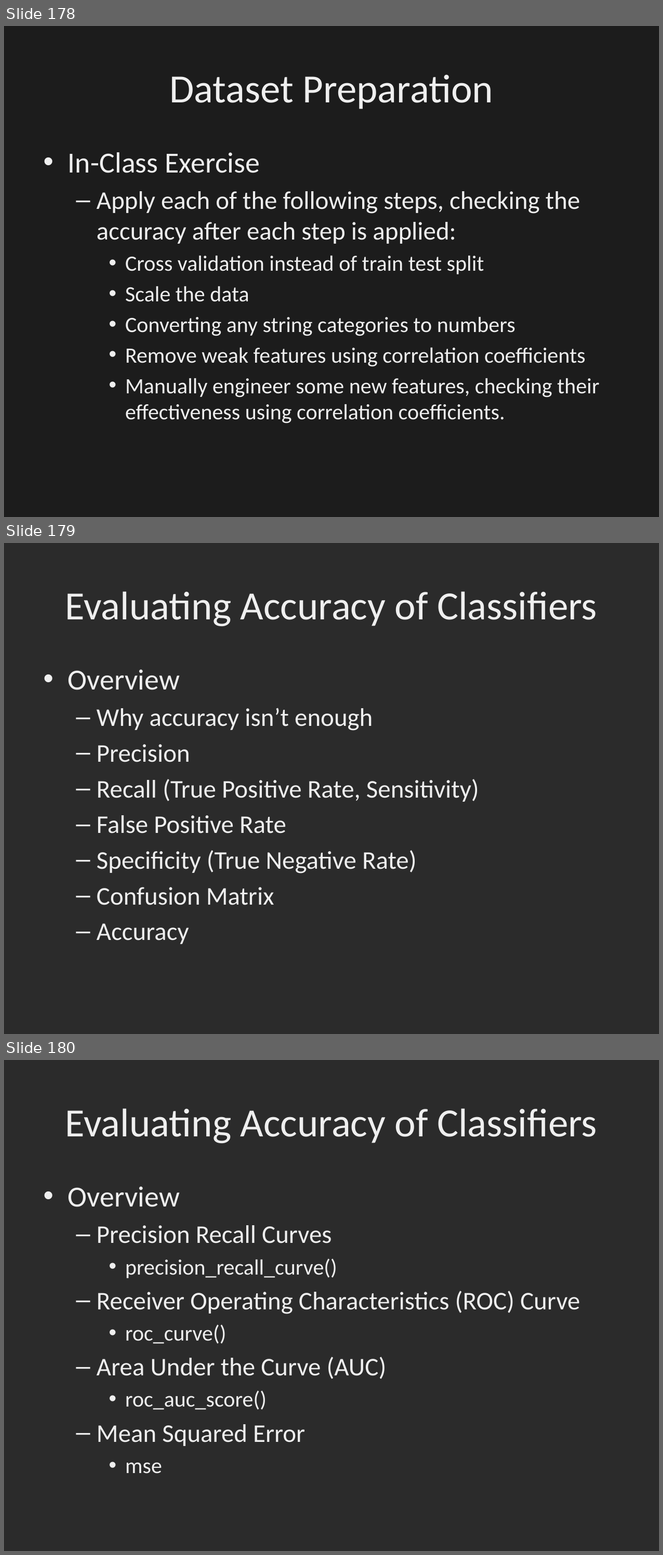
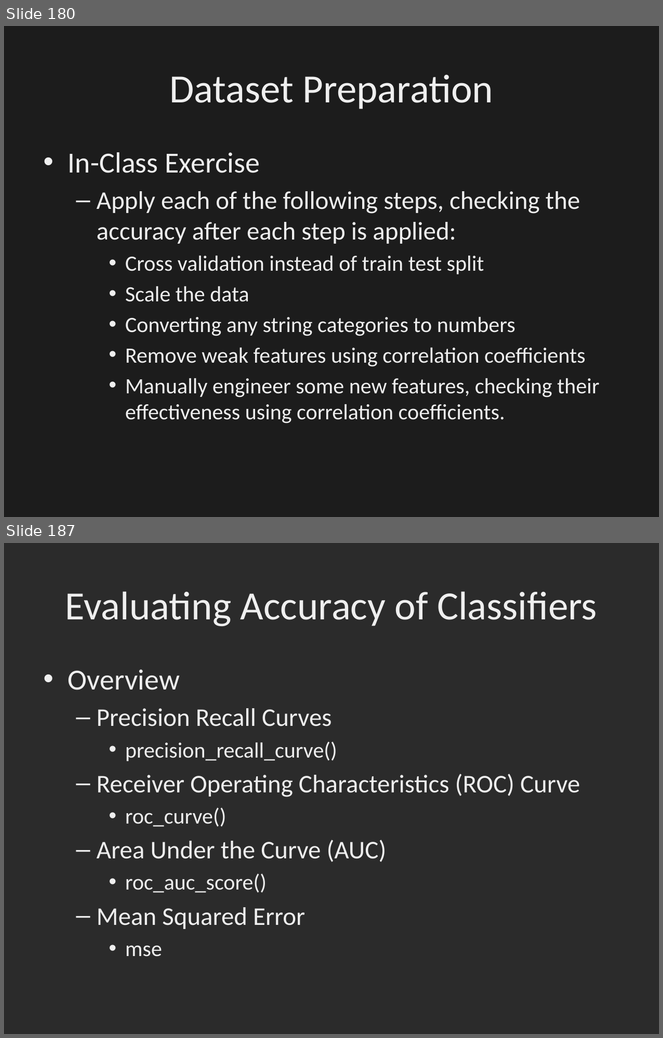
Before and after one commit to dbowmans46/PracticalProgramming, a slide deck: Session 7 - Python/Instructional Material/Session 7 - Python Brief Intro to Machine Learning with Scikit Learn.odp. Shown one above the other, each under a label of ours: slides 178, 179 and 180 before the commit, slides 180 and 187 after it; the slides between them are not shown. The pictures are 663x1555 and 663x1038 pixels, drawn with LibreOffice and Linux fonts; fonts in the diff are those of the drawing; background and template pictures are left out; a plain dark background stands for a picture behind light text. Boxes give left, top, right and bottom in pixels: in the first picture for what was removed or moved away, otherwise in the second. Text is boxed around its words. In the diff, an @@ line names an element or a change of style, - is before the commit and + after.

```diff
--- a/Session 7 - Python/Instructional Material/Session 7 - Python Brief Intro to Machine Learning with Scikit Learn.odp
+++ b/Session 7 - Python/Instructional Material/Session 7 - Python Brief Intro to Machine Learning with Scikit Learn.odp
@@ slide 179 removed at [4,543,659,1034], background picture (left out) @@
@@ title removed at [65,591,597,627] @@
-Evaluating Accuracy of Classifiers
@@ text removed at [68,669,479,944] @@
-• Overview
-  – Why accuracy isn’t enough
-  – Precision
-  – Recall (True Positive Rate, Sensitivity)
-  – False Positive Rate
-  – Specificity (True Negative Rate)
-  – Confusion Matrix
-  – Accuracy
@@ what was slide 178 is now slide 180 @@
@@ what was slide 180 is now slide 187 @@
```
Also in this commit, not shown: 9 slides added, 1 other file.
